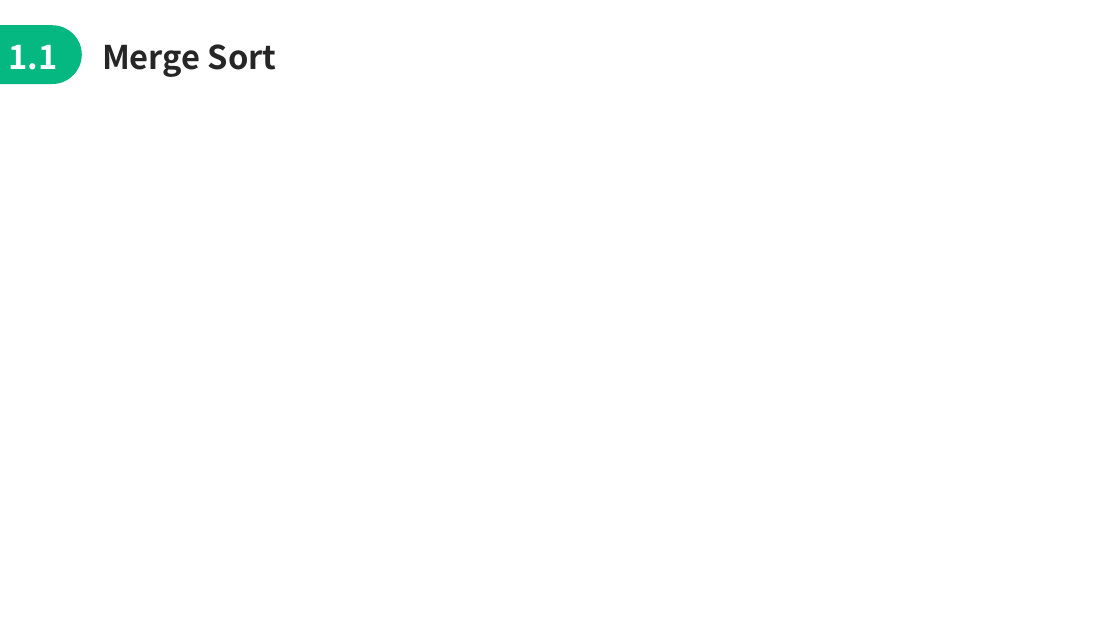
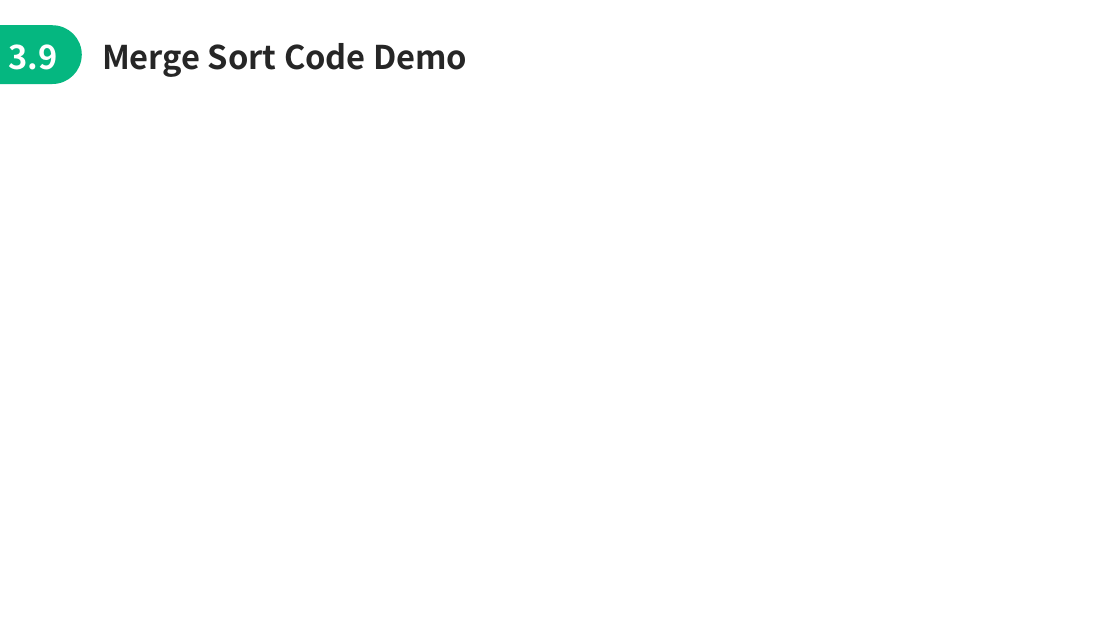
Before and after one commit to jimmyyih518/DSA2022Fall, a slide deck: slide 22 of week5/week5_slides.pptx (slide 14 before the commit). Drawn at 1120x630 pixels with LibreOffice and Linux fonts; fonts in the diff are those of the drawing. Boxes give left, top, right and bottom in pixels: in the first picture for what was removed or moved away, otherwise in the second. Text is boxed around its words. In the diff, an @@ line names an element or a change of style, - is before the commit and + after.

```diff
--- a/week5/week5_slides.pptx
+++ b/week5/week5_slides.pptx
@@ text at (8, 44, 57, 70): text changed @@
-1.1
+3.9
@@ text at (102, 43, 467, 77): text changed @@
-Merge Sort
+Merge Sort Code Demo
```
Also in this commit, not shown: 6 other slides changed, 15 slides added, 4 slides removed, 8 other files.
